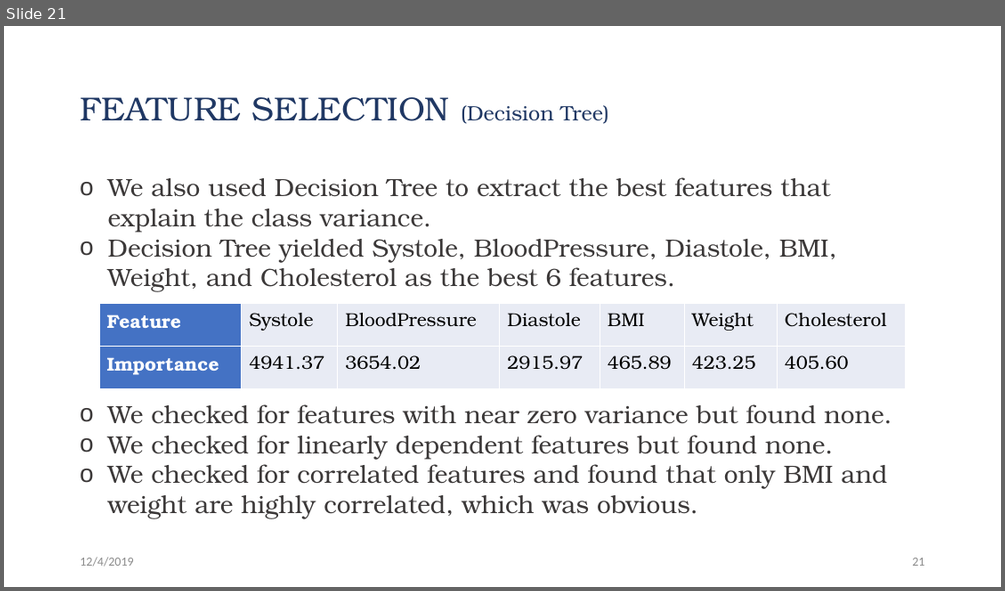
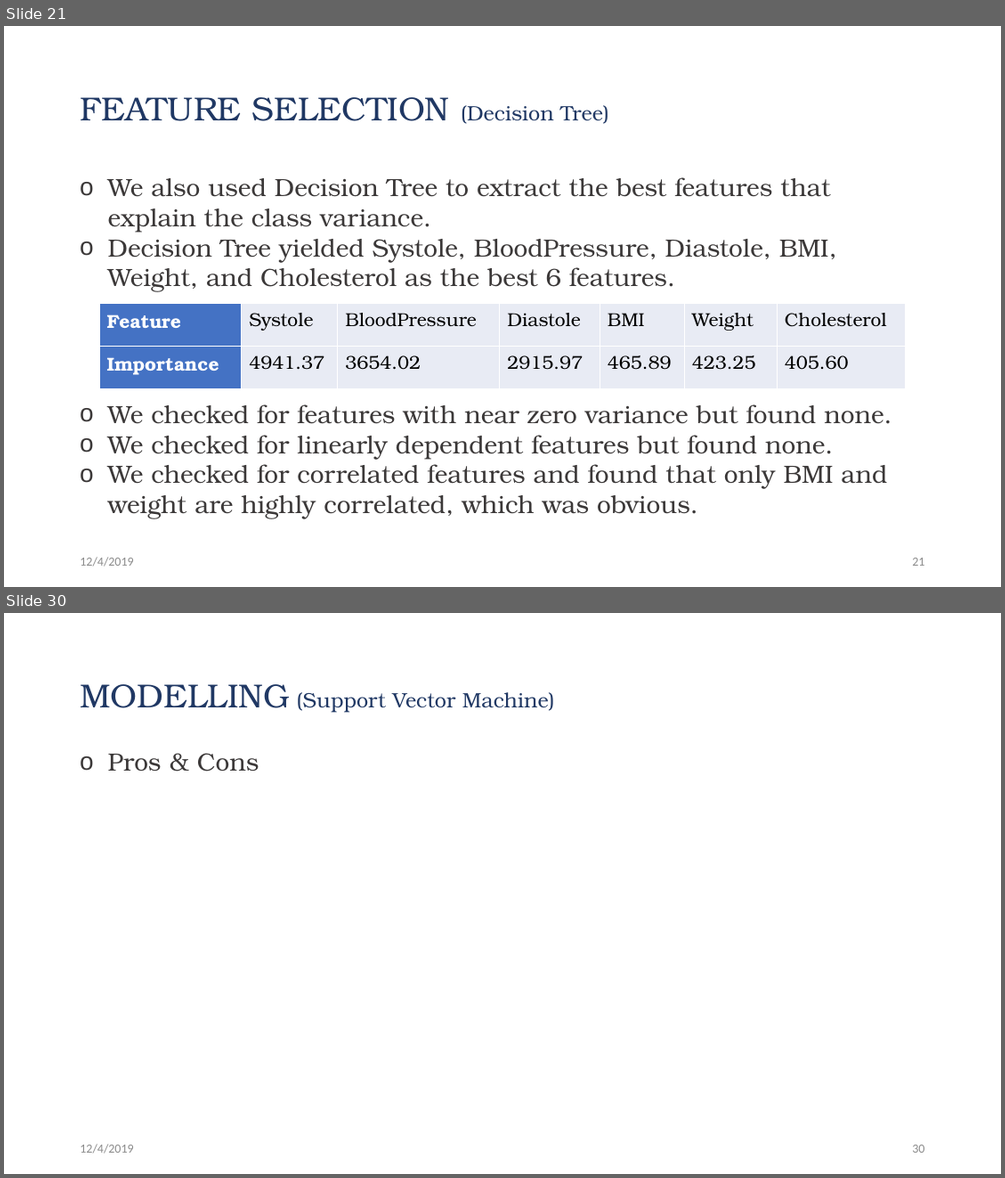
Before and after one commit to Jwen-pg/cds501-predicting-heart-disease, a slide deck: presentation.pptx. Shown one above the other, each under a label of ours: slide 21 before the commit, slides 21 and 30 after it; the slides between them are not shown. The pictures are 1005x591 and 1005x1178 pixels, drawn with LibreOffice and Linux fonts; fonts in the diff are those of the drawing. Boxes give left, top, right and bottom in pixels: in the first picture for what was removed or moved away, otherwise in the second. Text is boxed around its words. In the diff, an @@ line names an element or a change of style, - is before the commit and + after.

```diff
--- a/presentation.pptx
+++ b/presentation.pptx
@@ slide 30 added at box(4, 613, 1001, 1174), background #FFFFFF @@
@@ title added at box(80, 684, 555, 713), 20 pt, text #203864 @@
+MODELLING (Support Vector Machine)
@@ text added at box(108, 753, 259, 771), 24 pt, text #3B3838 @@
+o Pros & Cons
@@ text added at box(80, 1143, 133, 1153), 12 pt, text #8C8C8C @@
+12/4/2019
@@ page number added at box(912, 1144, 924, 1152), 12 pt, text #8C8C8C @@
+30
```
Also in this commit, not shown: 7 slides changed, 7 other slides added, 1 slide removed.
